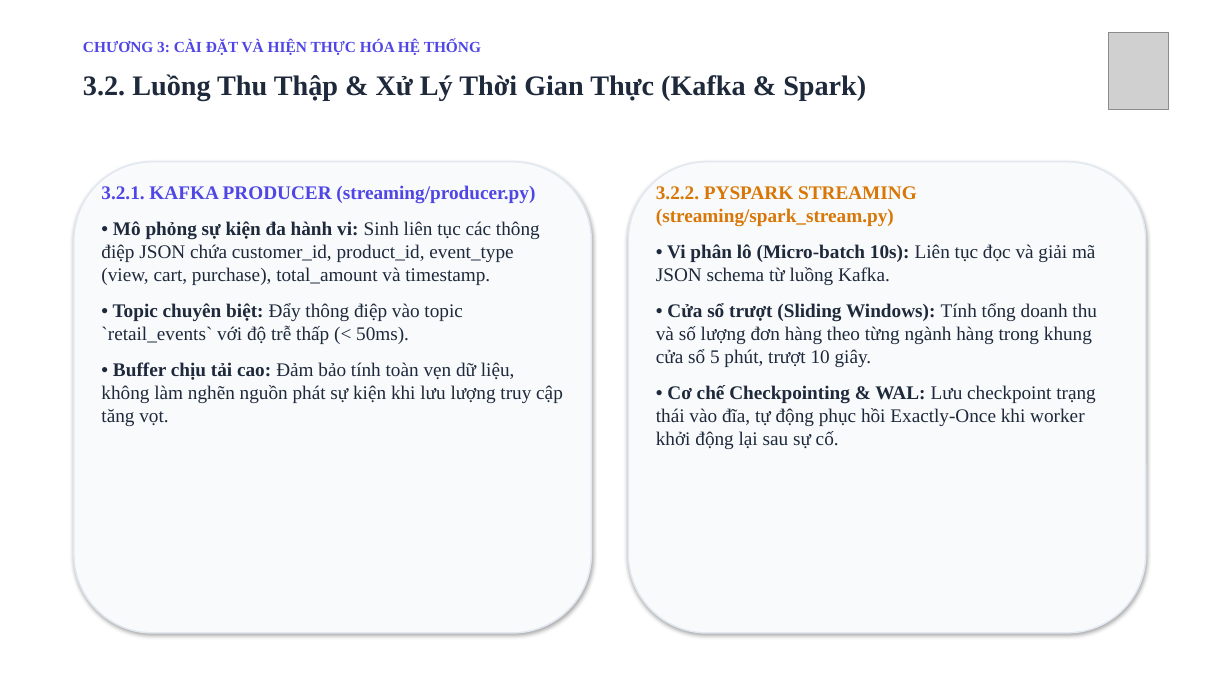
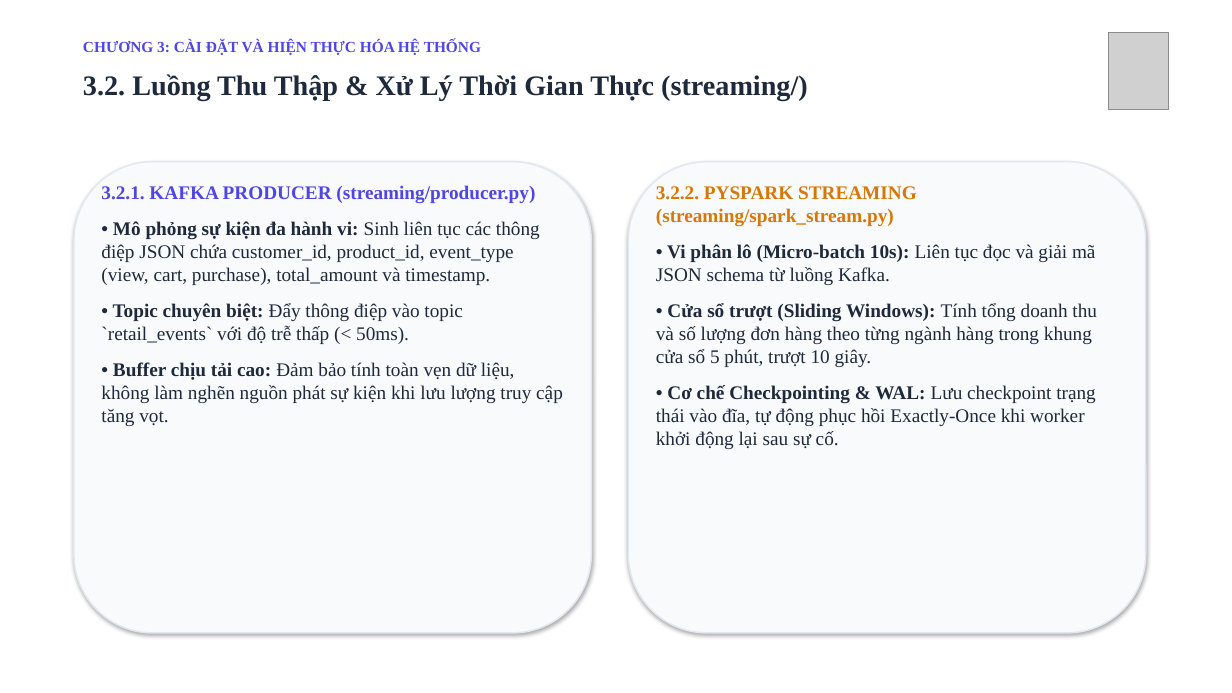
Before and after one commit to linhle100905/real-time-retail-analytics-platform, a slide deck: slide 12 of docs/Bao_Cao_Thuyet_Trinh_Do_An_Full.pptx (slide 6 before the commit). Drawn at 1232x693 pixels with LibreOffice and Linux fonts; fonts in the diff are those of the drawing; grey boxes stand for pictures. Boxes give left, top, right and bottom in pixels: in the first picture for what was removed or moved away, otherwise in the second. Text is boxed around its words. In the diff, an @@ line names an element or a change of style, - is before the commit and + after.

```diff
--- a/docs/Bao_Cao_Thuyet_Trinh_Do_An_Full.pptx
+++ b/docs/Bao_Cao_Thuyet_Trinh_Do_An_Full.pptx
@@ text at (83,74,808,100): text changed @@
-3.2. Luồng Thu Thập & Xử Lý Thời Gian Thực (Kafka & Spark)
+3.2. Luồng Thu Thập & Xử Lý Thời Gian Thực (streaming/)
```
Also in this commit, not shown: 4 other slides changed, 8 slides added, 2 slides removed.
